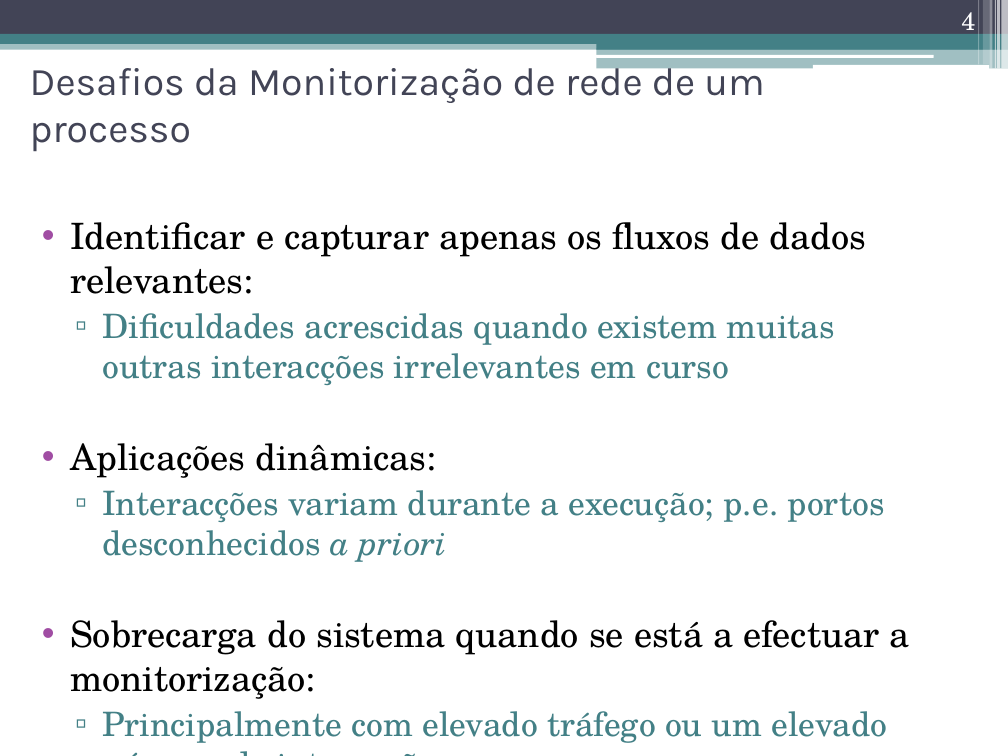
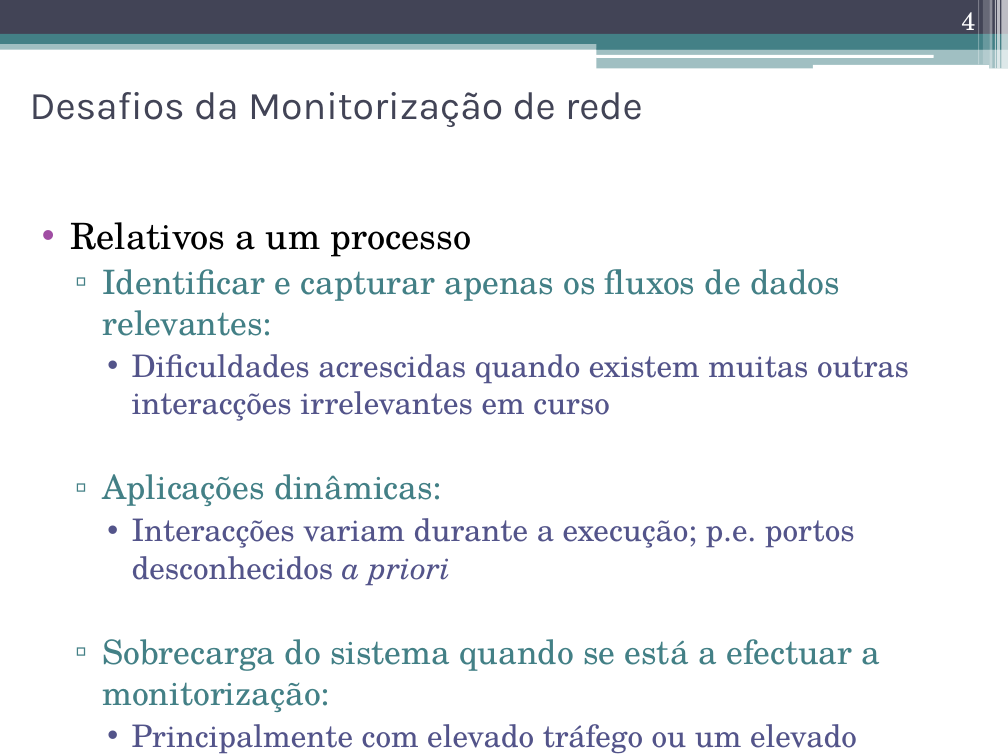
Before and after one commit to nunogmartins/cap_dissertation, a slide deck: slide 4 of doc/apresentacao_dissertacao.pptx. Drawn at 1008x756 pixels with LibreOffice and Linux fonts; fonts in the diff are those of the drawing. Boxes give left, top, right and bottom in pixels: in the first picture for what was removed or moved away, otherwise in the second. Text is boxed around its words. In the diff, an @@ line names an element or a change of style, - is before the commit and + after.

```diff
--- a/doc/apresentacao_dissertacao.pptx
+++ b/doc/apresentacao_dissertacao.pptx
@@ title at bbox=[30, 92, 643, 127]: text changed @@
-Desafios da Monitorização de rede de um processo
+Desafios da Monitorização de rede
@@ text at bbox=[70, 222, 471, 257]: paragraph added @@
+• Relativos a um processo
@@ text at bbox=[102, 269, 909, 754]: size 25.9 to 24.1 pt, text colour #000000 to #438086 in "Identificar e capturar apenas os fluxos de ...", "Aplicações dinâmicas:", "Sobrecarga do sistema quando se está a ..."; size 24.1 to 22.2 pt, text colour #438086 to #53548A in "Dificuldades acrescidas quando existem muitas outras interac ...", "Interacções variam durante a execução; p.e. portos ...", "Principalmente com elevado tráfego ou um elevado ..."; bullet • to ▫; list level 1 to 2 in "Identificar e capturar apenas os ..."; bullet colour #A04DA3 to #438086; bullet ▫ to •; list level 2 to 3 in "Dificuldades acrescidas quando existem muitas ..."; bullet colour #438086 to #53548A; list level 1 to 2 in "Aplicações dinâmicas:"; list level 2 to 3 in "Interacções variam durante a execução; ..."; list level 1 to 2 in "Sobrecarga do sistema quando se ..."; list level 2 to 3 in "Principalmente com elevado tráfego ou ..." @@
```
Also in this commit, not shown: 4 other slides changed, 1 slide added.
